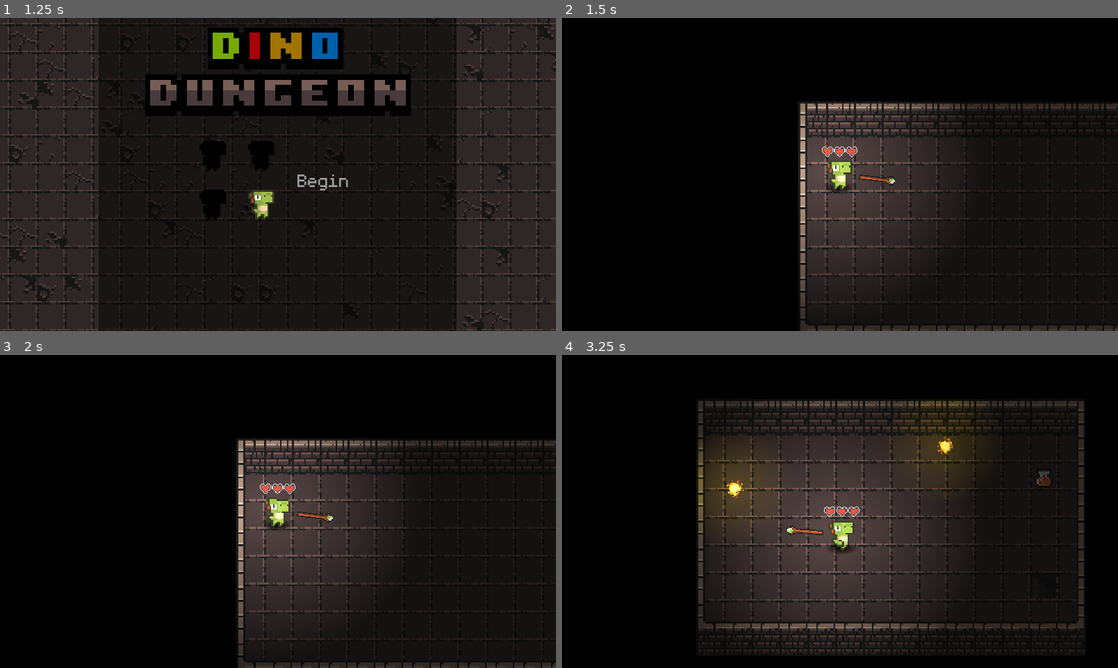
Above: before the commit, frames 1-4 (two rows, left to right).
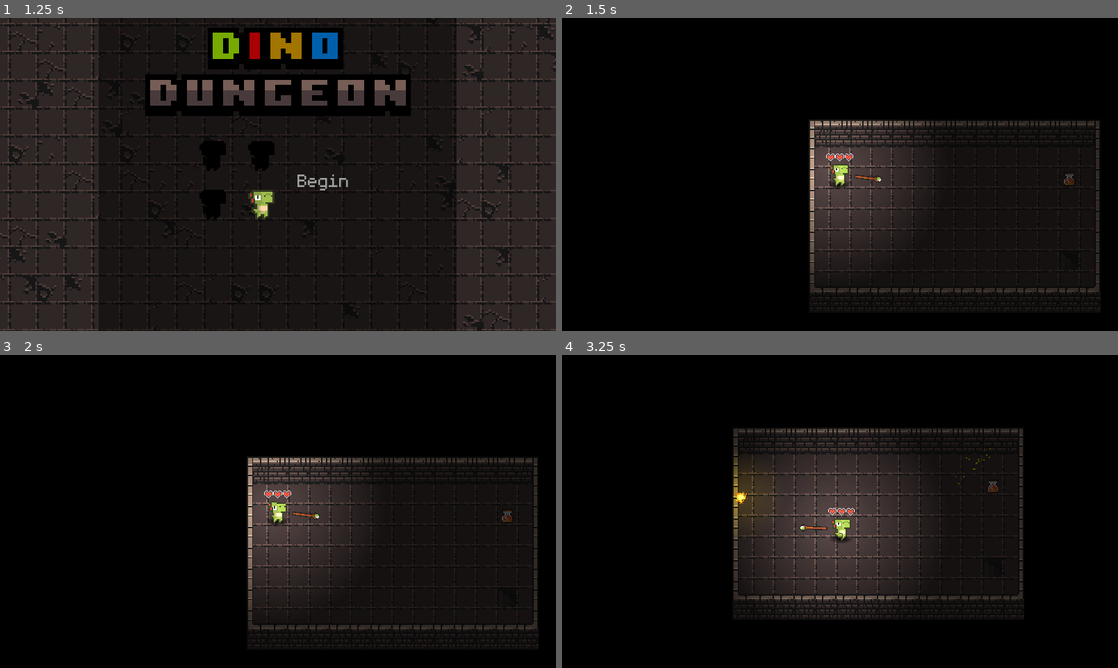
Above: after the commit, the same moments.

Repository: NathanAbney/ExtinctionsEdge
Game: Godot game, scene res://Scenes/main_menu.tscn
Same seed, same stepped clock (60 frames per second), same inputs: the game is played once before the commit and once after it.
Inputs (mouse positions are in pixels of both pictures, inside the frame that each line leads up to):
- Up to frame 1 (1.25 s): click "Start Game" at 0.5 s
- Up to frame 2 (1.5 s): click "Begin" at 1.25 s
- Up to frame 3 (2 s): no input
- Up to frame 4 (3.25 s): move the mouse to (962, 495) at 2.02 s; hold D (right) 2.03-2.78 s; click (962, 495) at 2.1 s; move the mouse to (728, 527) at 2.77 s; hold S (down) from 2.78 s (still down); click (728, 527) at 2.85 s

Frame 1 is identical in both runs. In frame 2, 10% of the frame differs, in the area x 42-100%, y 26-100%; in frame 3, 10%; in frame 4, 21%, in the area x 24-95%, y 14-96%.

Commit message:
Added particles on death, fixed lingering hitboxes

Diff:
--- a/Scenes/fire.tscn
+++ b/Scenes/fire.tscn
@@ -86,7 +86,7 @@
 color = Color(1, 1, 0, 1)
 
 [node name="Timer" type="Timer" parent="."]
-wait_time = 0.5
+wait_time = 0.4
 one_shot = true
 
 [node name="Area2D" type="Area2D" parent="."]
--- a/Scenes/goblin.tscn
+++ b/Scenes/goblin.tscn
@@ -111,6 +111,26 @@
 [node name="CollisionShape2D" type="CollisionShape2D" parent="ActivationArea"]
 shape = SubResource("CircleShape2D_q4mxk")
 
+[node name="Particles" type="CPUParticles2D" parent="."]
+emitting = false
+amount = 20
+lifetime = 0.2
+one_shot = true
+emission_shape = 1
+emission_sphere_radius = 20.0
+direction = Vector2(1, 200)
+spread = 166.68
+initial_velocity_min = 58.59
+initial_velocity_max = 68.69
+scale_amount_min = 2.0
+scale_amount_max = 3.0
+color = Color(0, 0.419608, 0.192157, 1)
+
+[node name="DeathTimer" type="Timer" parent="."]
+wait_time = 0.4
+one_shot = true
+
 [connection signal="area_entered" from="Area2D" to="." method="_on_area_2d_area_entered"]
 [connection signal="timeout" from="Hurt" to="." method="_on_hurt_timeout"]
 [connection signal="area_entered" from="ActivationArea" to="." method="_on_activation_area_area_entered"]
+[connection signal="timeout" from="DeathTimer" to="." method="_on_death_timer_timeout"]
--- a/Scenes/gremlin.tscn
+++ b/Scenes/gremlin.tscn
@@ -105,5 +105,22 @@
 [node name="CollisionShape2D" type="CollisionShape2D" parent="ActivationArea"]
 shape = SubResource("CircleShape2D_q4mxk")
 
+[node name="Particles" type="CPUParticles2D" parent="."]
+emitting = false
+amount = 20
+lifetime = 0.2
+one_shot = true
+emission_shape = 1
+emission_sphere_radius = 20.0
+direction = Vector2(1, 200)
+spread = 166.68
+initial_velocity_min = 58.59
+initial_velocity_max = 68.69
+
+[node name="DeathTimer" type="Timer" parent="."]
+wait_time = 0.4
+one_shot = true
+
 [connection signal="area_entered" from="Area2D" to="." method="_on_area_2d_area_entered"]
 [connection signal="area_entered" from="ActivationArea" to="." method="_on_activation_area_area_entered"]
+[connection signal="timeout" from="DeathTimer" to="." method="_on_death_timer_timeout"]
--- a/Scenes/player_1.tscn
+++ b/Scenes/player_1.tscn
@@ -244,6 +244,7 @@
 shape = SubResource("RectangleShape2D_t7uql")
 
 [node name="Camera2D" type="Camera2D" parent="."]
+zoom = Vector2(0.75, 0.75)
 process_callback = 0
 position_smoothing_enabled = true
 
--- a/Scenes/sorcerer.tscn
+++ b/Scenes/sorcerer.tscn
@@ -6,7 +6,7 @@
 [ext_resource type="Script" path="res://Scripts/Life2.gd" id="4_ety2o"]
 
 [sub_resource type="RectangleShape2D" id="RectangleShape2D_dpmbe"]
-size = Vector2(10, 14)
+size = Vector2(12, 16)
 
 [sub_resource type="RectangleShape2D" id="RectangleShape2D_lw5ja"]
 size = Vector2(12, 16)
@@ -104,6 +104,26 @@
 [node name="Timer" type="Timer" parent="."]
 wait_time = 3.0
 
+[node name="Particles" type="CPUParticles2D" parent="."]
+emitting = false
+amount = 20
+lifetime = 0.2
+one_shot = true
+emission_shape = 1
+emission_sphere_radius = 20.0
+direction = Vector2(1, 200)
+spread = 166.68
+initial_velocity_min = 58.59
+initial_velocity_max = 68.69
+scale_amount_min = 2.0
+scale_amount_max = 3.0
+color = Color(0.647059, 0, 0.647059, 1)
+
+[node name="DeathTimer" type="Timer" parent="."]
+wait_time = 0.4
+one_shot = true
+
 [connection signal="area_entered" from="Area2D" to="." method="_on_area_2d_area_entered"]
 [connection signal="timeout" from="Hurt" to="." method="_on_hurt_timeout"]
 [connection signal="timeout" from="Timer" to="." method="_on_timer_timeout"]
+[connection signal="timeout" from="DeathTimer" to="." method="_on_death_timer_timeout"]
--- a/Scripts/FlameLash.gd
+++ b/Scripts/FlameLash.gd
@@ -6,9 +6,8 @@
 func _on_area_2d_body_entered(_body):
 	$Sprite2D.visible = false
 	$Timer.start()
-	$CollisionShape2D.disabled = true
-	$Area2D/CollisionShape2D.disabled = true
-	$Area2D.monitorable = false
+	$CollisionShape2D.queue_free()
+	$Area2D.queue_free()
 
 func _physics_process(delta):
 	move_and_slide()
--- a/Scripts/fire.gd
+++ b/Scripts/fire.gd
@@ -7,9 +7,8 @@
 	$Sprite2D.visible = false
 	$Particles.emitting = true
 	$Timer.start()
-	$CollisionShape2D.disabled = true
-	$Area2D/CollisionShape2D.disabled = true
-	$Area2D.monitorable = false
+	$CollisionShape2D.queue_free()
+	$Area2D.queue_free()
 
 func _physics_process(delta):
 	move_and_slide()
--- a/Scripts/goblin.gd
+++ b/Scripts/goblin.gd
@@ -33,11 +33,22 @@
 	health = health - 1
 	$Life.update(health)
 	if health == 0:
-		queue_free()
+		die()
 
 func _on_hurt_timeout():
 	hurt = false
 
 func _on_activation_area_area_entered(area):
-	print("Entered")
 	activated = true
+
+func die():
+	$Area2D.queue_free()
+	$CollisionShape2D.queue_free()
+	$Life.queue_free()
+	$Sprite2D.visible = false
+	$Shadow.visible = false
+	$Particles.emitting = true
+	$DeathTimer.start()
+
+func _on_death_timer_timeout():
+	queue_free()
--- a/Scripts/gremlin.gd
+++ b/Scripts/gremlin.gd
@@ -27,7 +27,18 @@
 		target = player.global_position
 
 func _on_area_2d_area_entered(area):
-	queue_free()
+	die()
 
 func _on_activation_area_area_entered(area):
 	activated = true
+
+func die():
+	$Area2D.queue_free()
+	$CollisionShape2D.queue_free()
+	$Sprite2D.visible = false
+	$Particles.emitting = true
+	$Shadow.visible = false
+	$DeathTimer.start()
+
+func _on_death_timer_timeout():
+	queue_free()
--- a/Scripts/sorcerer.gd
+++ b/Scripts/sorcerer.gd
@@ -28,7 +28,7 @@
 	health = health - 1
 	$Life.update(health)
 	if health == 0:
-		queue_free()
+		die()
 
 func _on_hurt_timeout():
 	hurt = false
@@ -50,3 +50,17 @@
 	fire.position.x = global_position.x + h
 	fire.position.y = global_position.y + y
 	fire.velocity = global_position.direction_to(player.global_position) * 250
+
+func die():
+	$Area2D.queue_free()
+	$CollisionShape2D.queue_free()
+	$Life.queue_free()
+	$Timer.queue_free()
+	$Sprite2D.visible = false
+	$Particles.emitting = true
+	$Shadow.visible = false
+	$DeathTimer.start()
+
+
+func _on_death_timer_timeout():
+	queue_free
